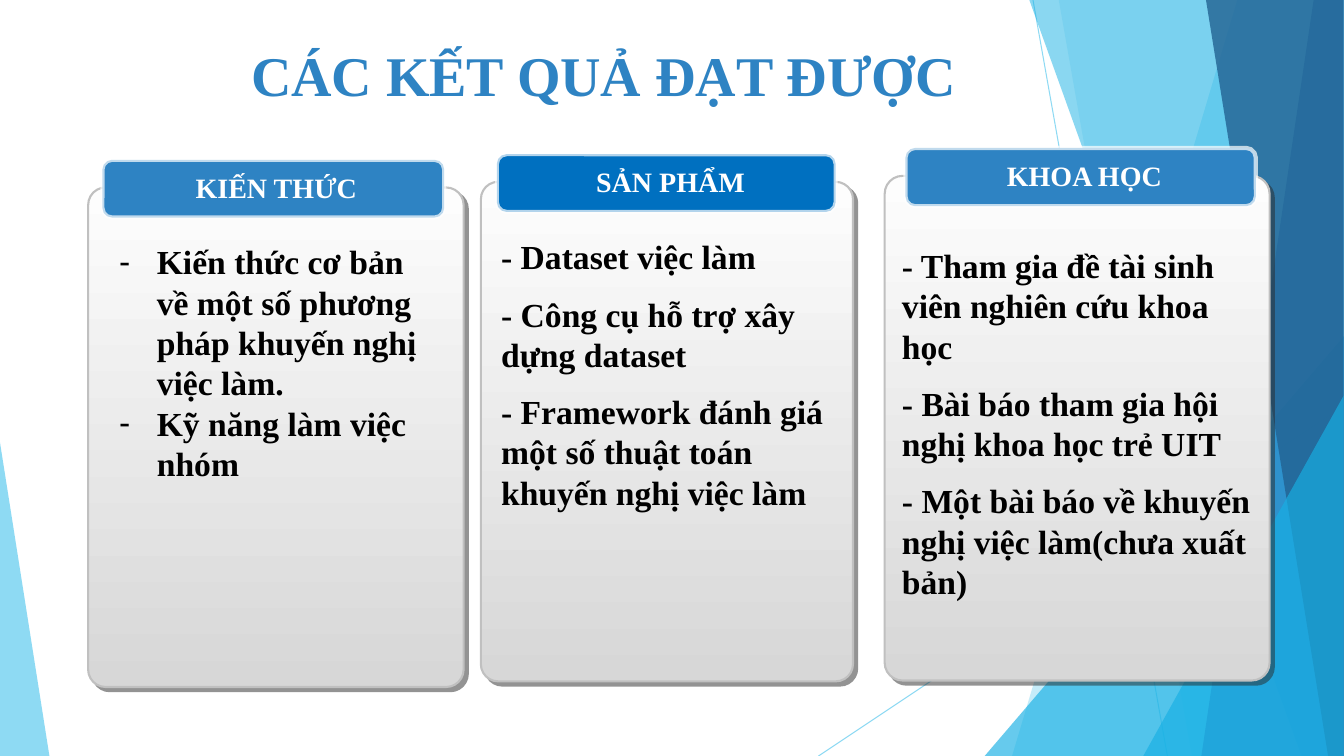
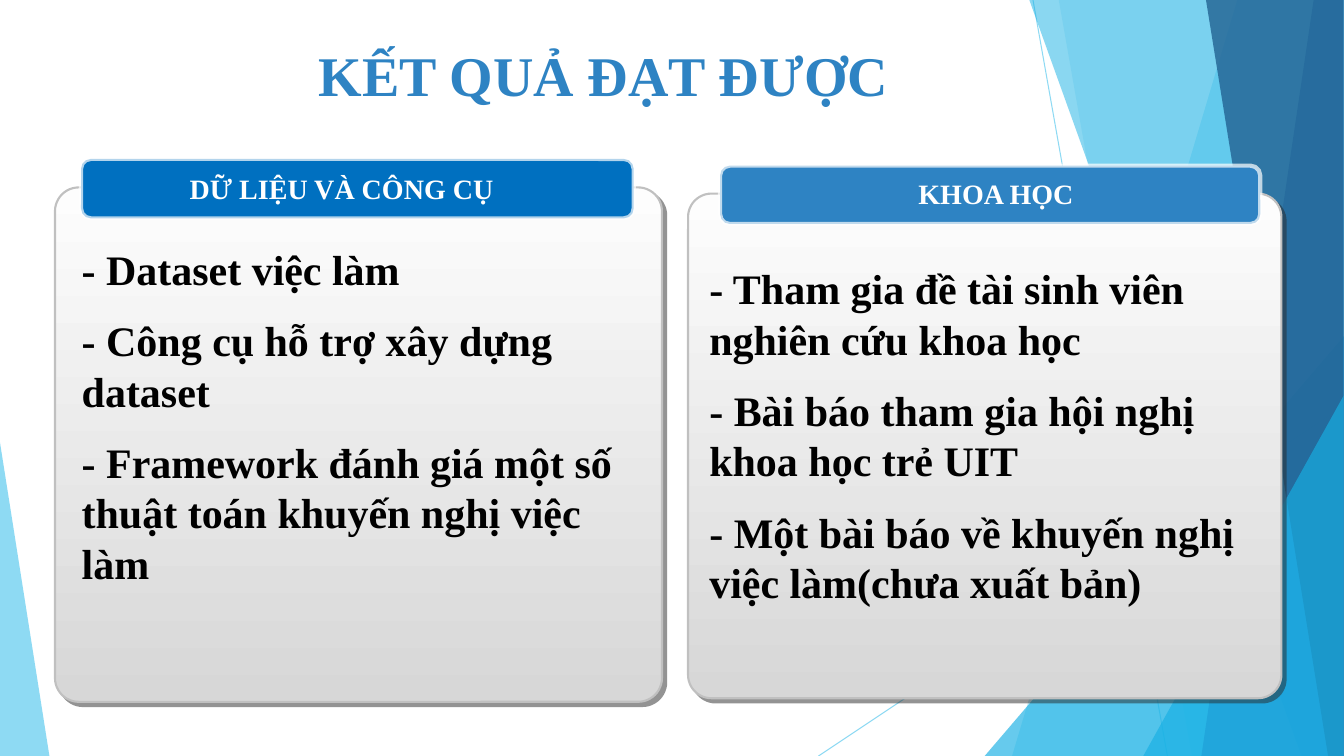
Before and after one commit to tuyennta/JobRecSys, a slide deck: slide 6 of Documents/Báo cáo/Bao cao KLTN_2.pptx (slide 5 before the commit). Drawn at 1344x756 pixels with LibreOffice and Linux fonts; fonts in the diff are those of the drawing. Boxes give left, top, right and bottom in pixels: in the first picture for what was removed or moved away, otherwise in the second. Text is boxed around its words. In the diff, an @@ line names an element or a change of style, - is before the commit and + after.

```diff
--- a/Documents/Báo cáo/Bao cao KLTN_2.pptx
+++ b/Documents/Báo cáo/Bao cao KLTN_2.pptx
@@ text at box(319, 53, 888, 107): text changed @@
-CÁC KẾT QUẢ ĐẠT ĐƯỢC
+KẾT QUẢ ĐẠT ĐƯỢC
@@ rounded rectangle: place and size @@
-rounded rectangle at box(497, 154, 836, 212)
+rounded rectangle at box(81, 159, 633, 219)
@@ text added at box(190, 177, 493, 204), 20 pt, text #FFFFFF, bold @@
+DỮ LIỆU VÀ CÔNG CỤ
@@ text removed at box(596, 171, 745, 193) @@
-SẢN PHẨM
@@ rounded rectangle: place and size @@
-rounded rectangle at box(905, 148, 1256, 207)
+rounded rectangle at box(720, 165, 1260, 224)
@@ text "KHOA HỌC": place and size @@
-text "KHOA HỌC" at box(1007, 167, 1162, 192)
+text "KHOA HỌC" at box(918, 185, 1074, 209)
@@ rounded rectangle: place and size @@
-rounded rectangle at box(481, 181, 853, 682)
+rounded rectangle at box(55, 188, 662, 702)
@@ rounded rectangle: place and size @@
-rounded rectangle at box(885, 175, 1270, 681)
+rounded rectangle at box(689, 194, 1282, 699)
@@ text "- Dataset việc làm" at box(82, 255, 612, 580): size 24 to 30 pt; more space between paragraphs @@
@@ text "- Dataset việc làm": place and size @@
-text "- Dataset việc làm" at box(501, 245, 823, 511)
+text "- Dataset việc làm" at box(82, 255, 612, 580)
@@ group removed at box(88, 160, 463, 688): 2 rounded rectangles, 2 texts @@
-KIẾN THỨC
-– Kiến thức cơ bản về một số phương pháp khuyến nghị việc làm.
-– Kỹ năng làm việc nhóm
@@ text "- Tham gia đề tài ...": place and size @@
-text "- Tham gia đề tài ..." at box(902, 253, 1250, 600)
+text "- Tham gia đề tài ..." at box(709, 273, 1234, 606)
@@ text "- Tham gia đề tài ..." at box(709, 273, 1234, 606): size 24 to 30 pt; more space between paragraphs @@
```
Also in this commit, not shown: 7 other slides changed, 5 slides added, 1 other file.
